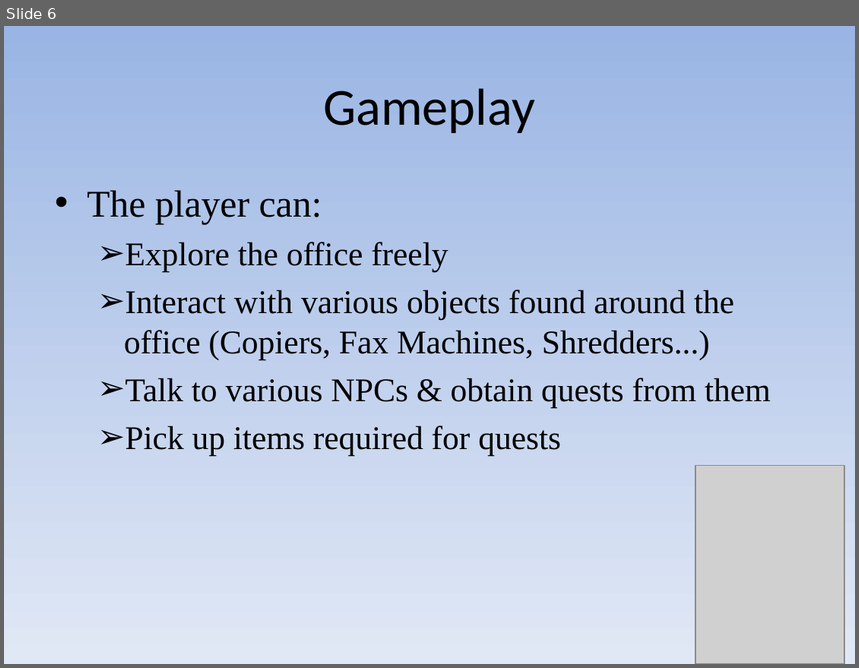
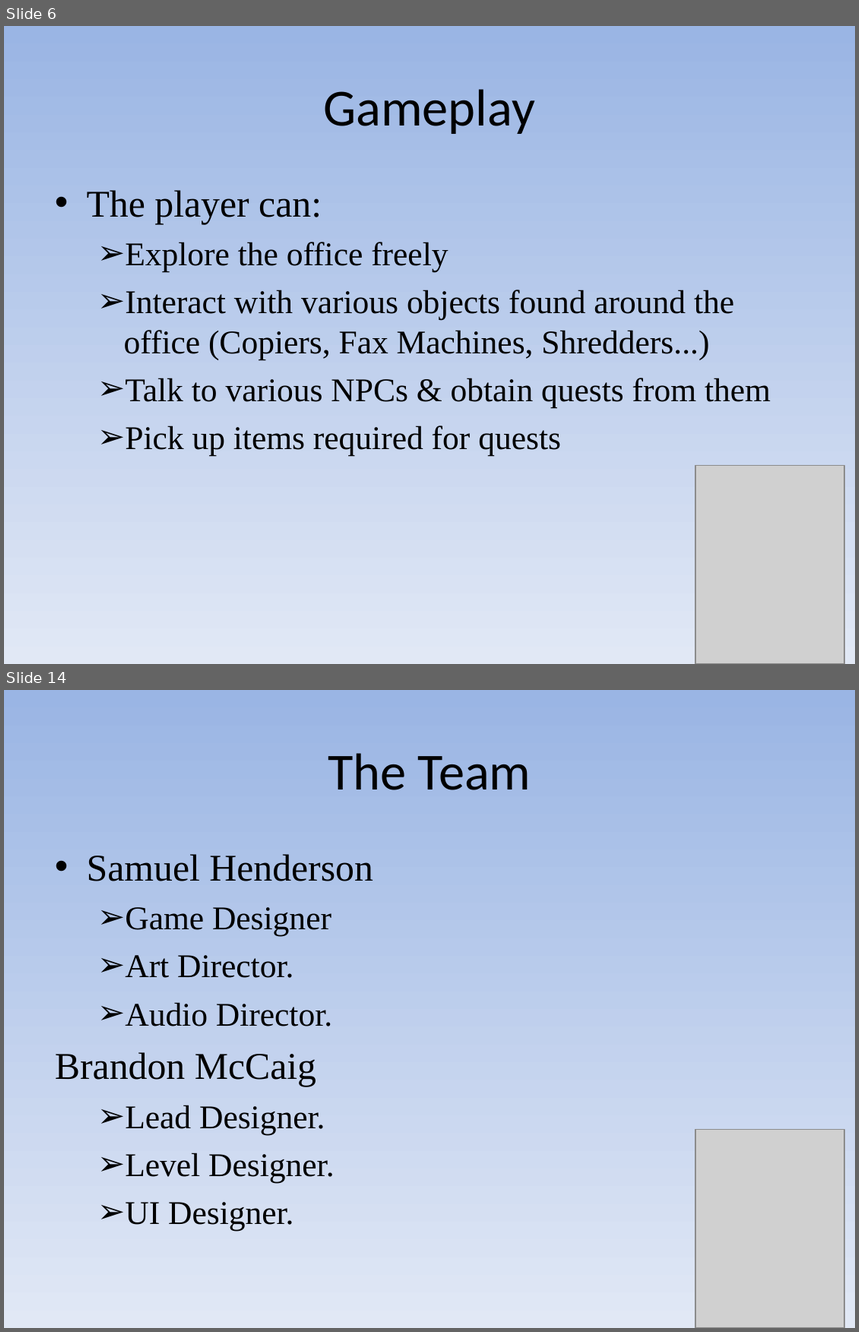
Before and after one commit to bambams/intern-quest-old, a slide deck: docs/proposal_show.pps. Shown one above the other, each under a label of ours: slide 6 before the commit, slides 6 and 14 after it; the slides between them are not shown. The pictures are 859x668 and 859x1332 pixels, drawn with LibreOffice and Linux fonts; fonts in the diff are those of the drawing; grey boxes stand for pictures. Boxes give left, top, right and bottom in pixels: in the first picture for what was removed or moved away, otherwise in the second. Text is boxed around its words. In the diff, an @@ line names an element or a change of style, - is before the commit and + after.

```diff
--- a/docs/proposal_show.pps
+++ b/docs/proposal_show.pps
@@ slide 14 added at box(4, 690, 855, 1328), background gradient #9AB5E4 to #E1E8F5 @@
@@ text added at box(328, 753, 531, 790), 44 pt, text #000000 @@
+The Team
@@ text added at box(55, 854, 373, 1231), 28 pt, text #000000 @@
+• Samuel Henderson
+  ➢ Game Designer
+  ➢ Art Director.
+  ➢ Audio Director.
+Brandon McCaig
+  ➢ Lead Designer.
+  ➢ Level Designer.
+  ➢ UI Designer.
@@ picture added at box(696, 1129, 845, 1328) @@
@@ slide 6 changed as well @@
@@ text "The player can:" at box(87, 190, 771, 456): indent changed @@
```
Also in this commit, not shown: 4 other slides changed, 8 other slides added.
